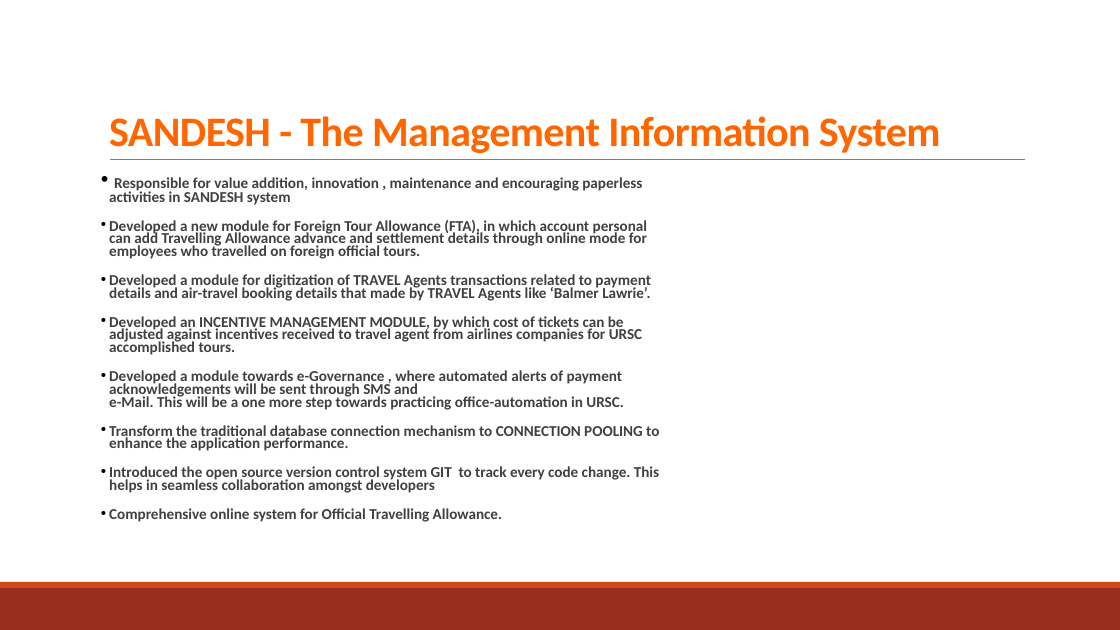
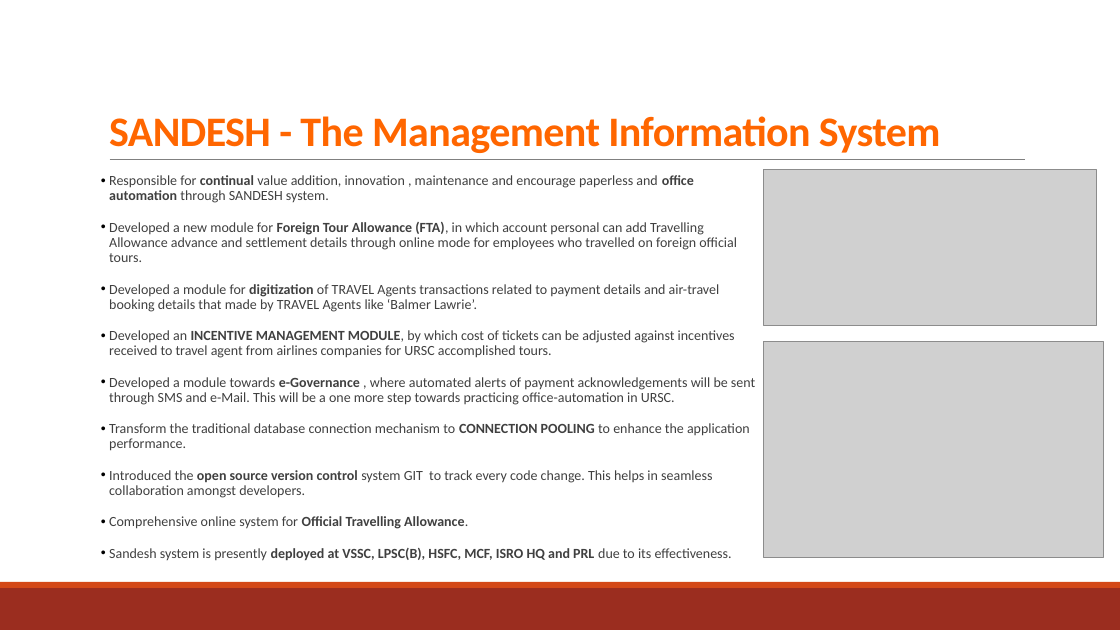
Before and after one commit to NavdeepGarg/DPC_Repo, a slide deck: slide 5 of handOutSources/navdeep.pptx. Drawn at 1120x630 pixels with LibreOffice and Linux fonts; fonts in the diff are those of the drawing; grey boxes stand for pictures. Boxes give left, top, right and bottom in pixels: in the first picture for what was removed or moved away, otherwise in the second. Text is boxed around its words. In the diff, an @@ line names an element or a change of style, - is before the commit and + after.

```diff
--- a/handOutSources/navdeep.pptx
+++ b/handOutSources/navdeep.pptx
@@ text at <box>109,175,694,203</box>: text changed; size 12.9 to 12 pt; bold off @@
-• Responsible for value addition, innovation , maintenance and encouraging paperless activities in SANDESH system
+• Responsible for continual value addition, innovation , maintenance and encourage paperless and office automation through SANDESH system.
@@ picture added at <box>764,170,1096,326</box> @@
@@ text at <box>109,222,755,529</box>: size 12.9 to 12 pt in "Developed a new module for Foreign Tour ...", "Developed a module for digitization of TRAVEL ...", "Developed an INCENTIVE MANAGEMENT MODULE, by which ...", "Developed a module towards e-Governance , where ..." and 2 more places; bold off in "Developed a new module for (FTA), in ...", "Developed a module for of TRAVEL Agents ...", "Developed an MODULE, by which cost of ...", "Developed a module towards , where automated ..." and 2 more places; line spacing 0.7 to 0.9 @@
@@ picture added at <box>764,341,1103,557</box> @@
@@ text at <box>109,470,712,498</box>: text changed; size 12.9 to 12 pt; bold off @@
-• Introduced the open source version control system GIT to track every code change. This helps in seamless collaboration amongst developers
+• Introduced the open source version control system GIT to track every code change. This helps in seamless collaboration amongst developers.
@@ text at <box>109,548,732,561</box>: paragraph added @@
+• Sandesh system is presently deployed at VSSC, LPSC(B), HSFC, MCF, ISRO HQ and PRL due to its effectiveness.
```
Also in this commit, not shown: 4 other slides changed, 3 other files.
